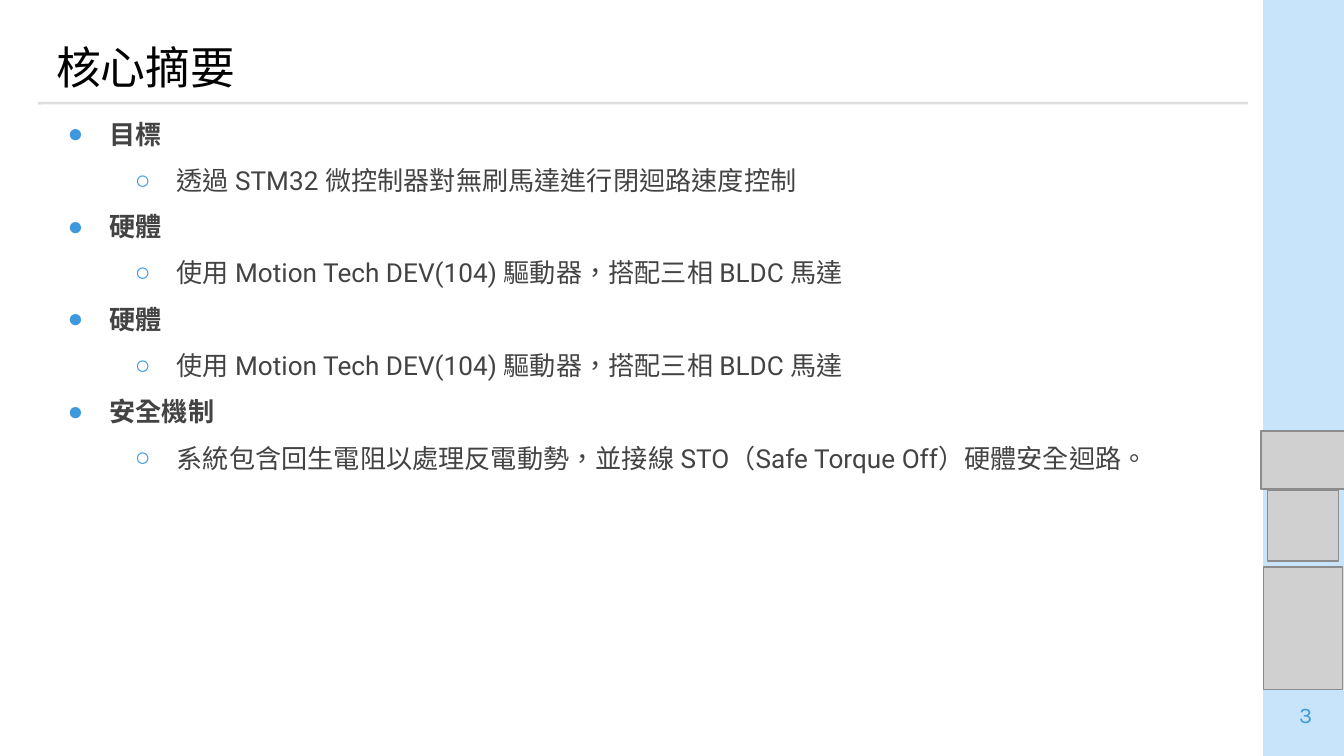
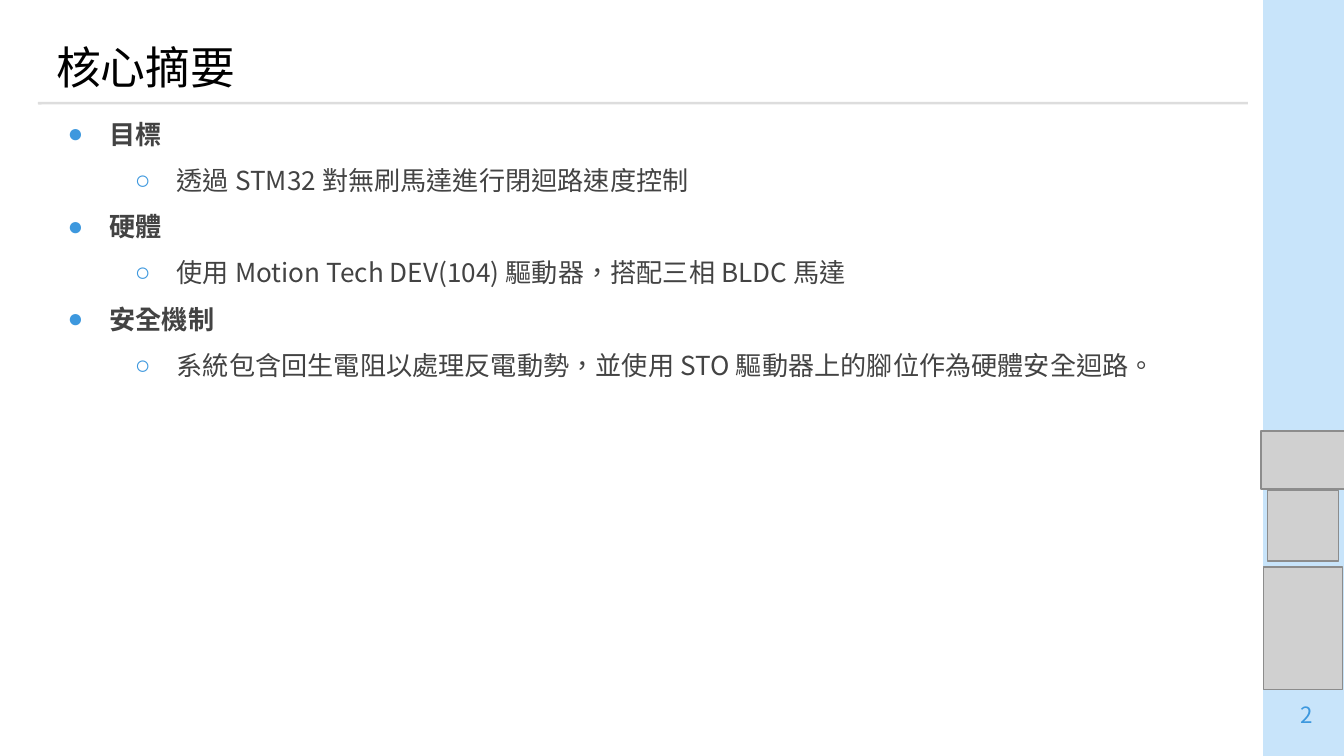
Before and after one commit to lego1002/lego_ws_in_RMML, a slide deck: slide 2 of meeting_ppt/meeting_report/20251229_lego.pptx (slide 3 before the commit). Drawn at 1344x756 pixels with LibreOffice and Linux fonts; fonts in the diff are those of the drawing; grey boxes stand for pictures. Boxes give left, top, right and bottom in pixels: in the first picture for what was removed or moved away, otherwise in the second. Text is boxed around its words. In the diff, an @@ line names an element or a change of style, - is before the commit and + after.

```diff
--- a/meeting_ppt/meeting_report/20251229_lego.pptx
+++ b/meeting_ppt/meeting_report/20251229_lego.pptx
@@ text at <box>110,122,845,332</box>: font Roboto to Noto Sans CJK SC in "目標", "硬體", "使用 Motion Tech DEV(104) 驅動器，搭配三相 BLDC 馬達", "安全機制" @@
@@ text at <box>177,168,688,192</box>: text changed; font Roboto to Noto Sans CJK SC @@
-  ○ 透過 STM32 微控制器對無刷馬達進行閉迴路速度控制
-● 硬體
-  ○ 使用 Motion Tech DEV(104) 驅動器，搭配三相 BLDC 馬達
+  ○ 透過 STM32 對無刷馬達進行閉迴路速度控制
@@ text at <box>177,353,1155,377</box>: text changed; font Roboto to Noto Sans CJK SC @@
-  ○ 系統包含回生電阻以處理反電動勢，並接線 STO（Safe Torque Off）硬體安全迴路。
+  ○ 系統包含回生電阻以處理反電動勢，並使用 STO 驅動器上的腳位作為硬體安全迴路。
@@ page number at <box>1300,706,1312,723</box>: text changed; font Karla to Noto Sans CJK SC @@
-3
+2
```
Also in this commit, not shown: 7 other slides changed, 1 slide removed.
